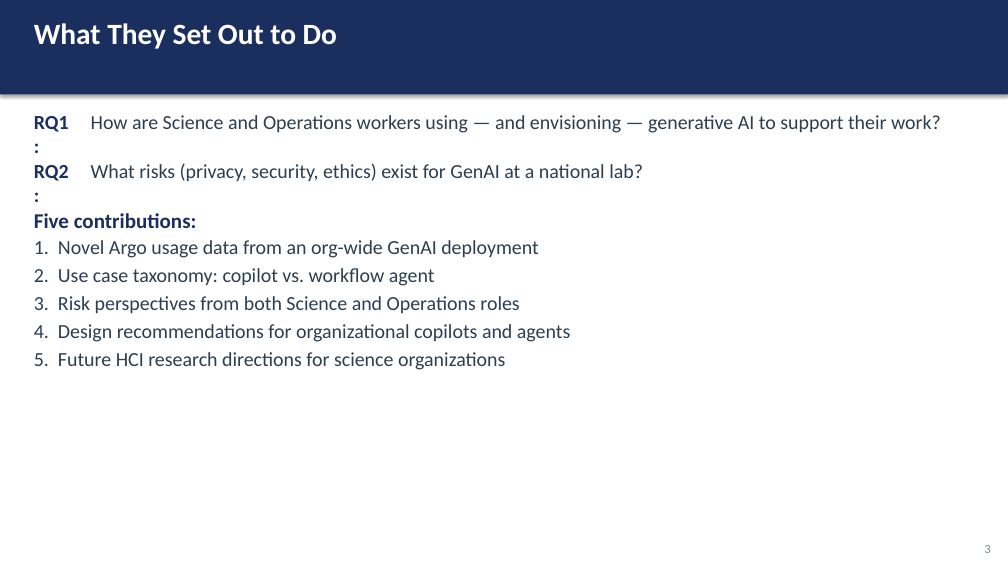
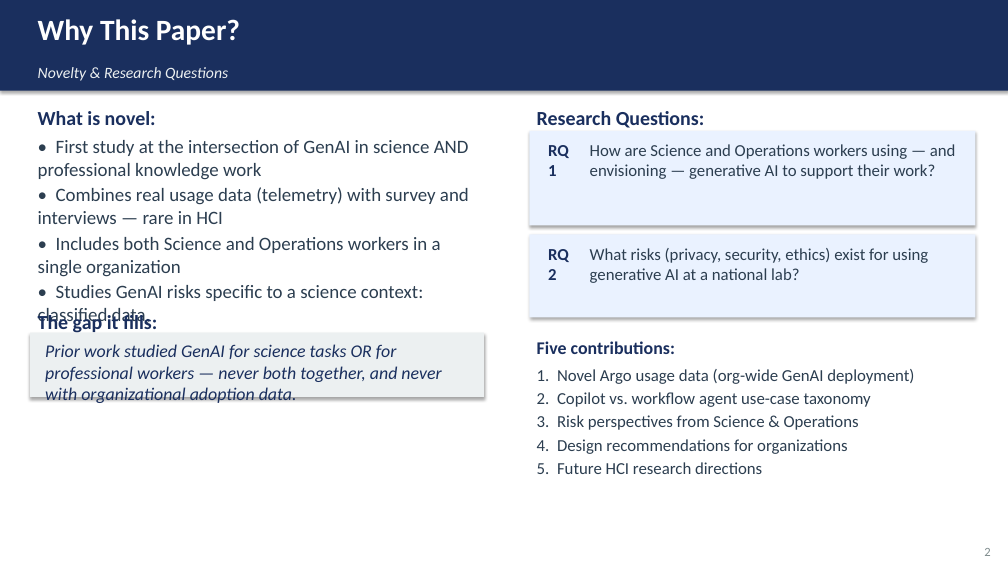
Before and after one commit to Elorm-K/Assignments, a slide deck: slide 2 of presentation_slides.pptx (slide 3 before the commit). Drawn at 1008x567 pixels with LibreOffice and Linux fonts; fonts in the diff are those of the drawing. Boxes give left, top, right and bottom in pixels: in the first picture for what was removed or moved away, otherwise in the second. Text is boxed around its words. In the diff, an @@ line names an element or a change of style, - is before the commit and + after.

```diff
--- a/presentation_slides.pptx
+++ b/presentation_slides.pptx
@@ rectangle: place and size @@
-rectangle at box(0, 0, 1008, 95)
+rectangle at box(0, 0, 1008, 91)
@@ text removed at box(34, 23, 337, 49) @@
-What They Set Out to Do
@@ text added at box(38, 19, 240, 45), 28 pt, text #FFFFFF, bold @@
+Why This Paper?
@@ text added at box(38, 67, 228, 81), 15 pt, text #ECF0F1, italic @@
+Novelty & Research Questions
@@ text at box(34, 116, 69, 132): text changed; size 19 to 16 pt @@
-RQ1:
+RQ1
@@ text added at box(38, 111, 156, 125), 19 pt, text #1A2F5E, bold @@
+What is novel:
@@ text added at box(537, 111, 705, 128), 19 pt, text #1A2F5E, bold @@
+Research Questions:
@@ text added at box(38, 140, 469, 352), 18 pt, text #2C3E50 @@
+• First study at the intersection of GenAI in science AND professional knowledge work
+• Combines real usage data (telemetry) with survey and interviews — rare in HCI
+• Includes both Science and Operations workers in a single organization
+• Studies GenAI risks specific to a science context: classified data,
+academic publishing integrity, pre-publication research
@@ rectangle added at box(529, 131, 975, 225), fill #EAF2FF @@
@@ text "How are Science and Operations ...": place and size @@
-text "How are Science and Operations ..." at box(91, 115, 941, 133)
+text "How are Science and Operations ..." at box(590, 144, 956, 179)
@@ text "How are Science and Operations ..." at box(590, 144, 956, 179): size 19 to 16 pt @@
@@ text at box(34, 165, 69, 181): text changed; size 19 to 16 pt @@
-RQ2:
+RQ2
@@ rectangle added at box(529, 234, 975, 318), fill #EAF2FF @@
@@ text at box(590, 248, 928, 283): text changed; size 19 to 16 pt @@
-What risks (privacy, security, ethics) exist for GenAI at a national lab?
+What risks (privacy, security, ethics) exist for using generative AI at a national lab?
@@ text added at box(38, 313, 157, 333), 19 pt, text #1A2F5E, bold @@
+The gap it fills:
@@ rectangle added at box(30, 333, 484, 397), fill #ECF0F1 @@
@@ text added at box(45, 344, 441, 403), 17 pt, text #1A2F5E, italic @@
+Prior work studied GenAI for science tasks OR for professional workers — never both together, and never with organizational adoption data.
@@ text "Five contributions:": place and size @@
-text "Five contributions:" at box(34, 213, 197, 228)
+text "Five contributions:" at box(537, 341, 675, 354)
@@ text "Five contributions:" at box(537, 341, 675, 354): size 20 to 17 pt @@
@@ text at box(537, 369, 914, 474): text changed; size 19 to 16 pt @@
-1. Novel Argo usage data from an org-wide GenAI deployment
-2. Use case taxonomy: copilot vs. workflow agent
-3. Risk perspectives from both Science and Operations roles
-4. Design recommendations for organizational copilots and agents
-5. Future HCI research directions for science organizations
+1. Novel Argo usage data (org-wide GenAI deployment)
+2. Copilot vs. workflow agent use-case taxonomy
+3. Risk perspectives from Science & Operations
+4. Design recommendations for organizations
+5. Future HCI research directions
@@ text removed at box(984, 545, 990, 553) @@
-3
@@ text added at box(984, 548, 990, 556), 12 pt, text #7F8C8D @@
+2
```
Also in this commit, not shown: 5 other slides changed, 2 slides added, 7 slides removed, 1 other file.
